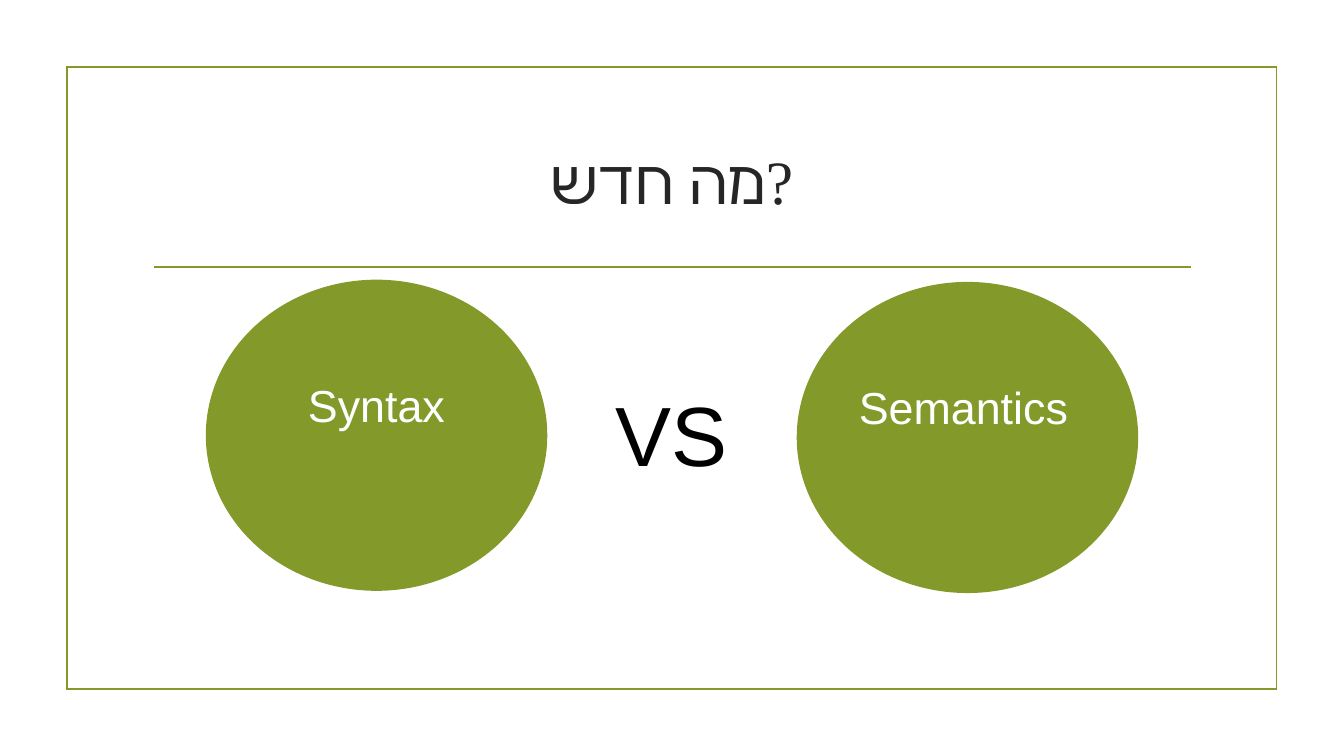
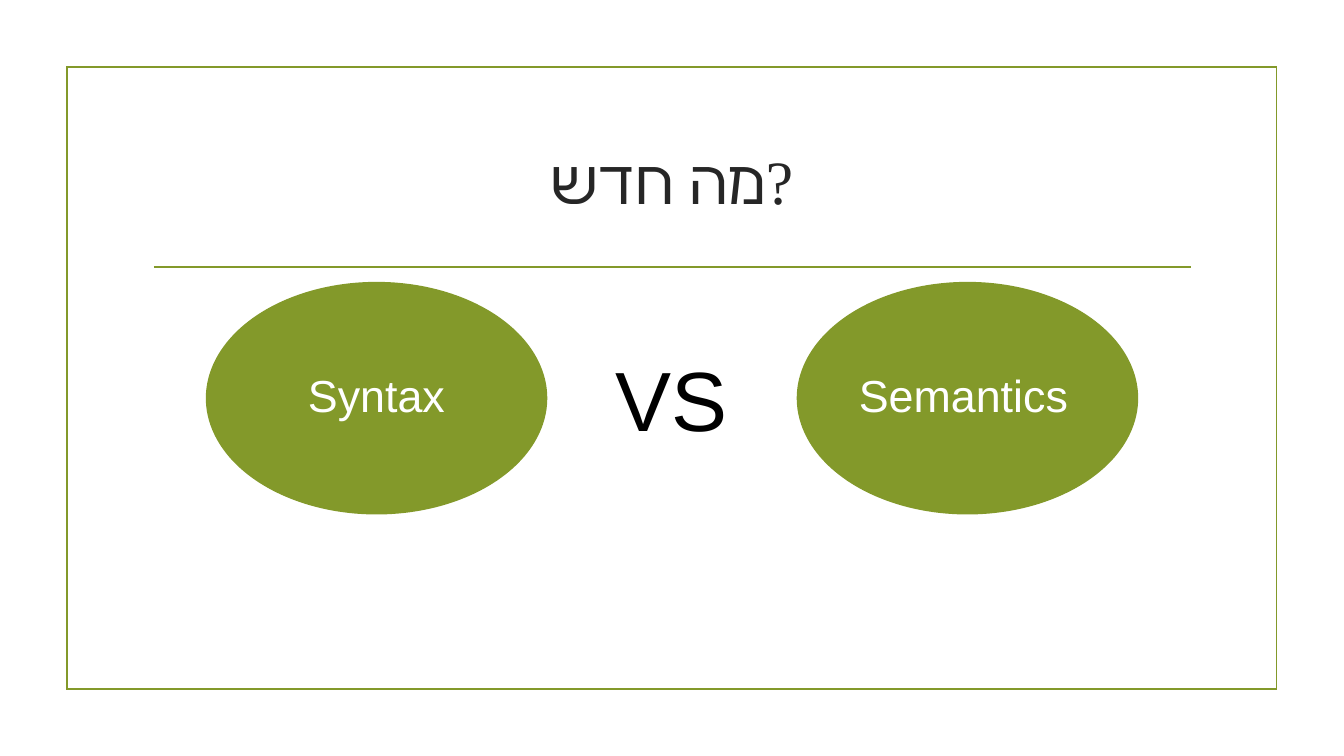
Before and after one commit to roynovich1451/Final-project---logic-calculator, a slide deck: slide 3 of appendix/LPT_Presentation.pptx. Drawn at 1344x756 pixels with LibreOffice and Linux fonts; fonts in the diff are those of the drawing; background and template pictures are left out. Boxes give left, top, right and bottom in pixels: in the first picture for what was removed or moved away, otherwise in the second. Text is boxed around its words. In the diff, an @@ line names an element or a change of style, - is before the commit and + after.

```diff
--- a/appendix/LPT_Presentation.pptx
+++ b/appendix/LPT_Presentation.pptx
@@ ellipse "Syntax": place and size @@
-ellipse "Syntax" at bbox=[206, 279, 547, 591]
+ellipse "Syntax" at bbox=[206, 282, 547, 515]
@@ ellipse "Semantics": place and size @@
-ellipse "Semantics" at bbox=[797, 282, 1138, 594]
+ellipse "Semantics" at bbox=[797, 282, 1138, 515]
@@ text "VS": place and size @@
-text "VS" at bbox=[616, 407, 728, 467]
+text "VS" at bbox=[616, 372, 728, 432]
```
Also in this commit, not shown: 1 other slide changed.
